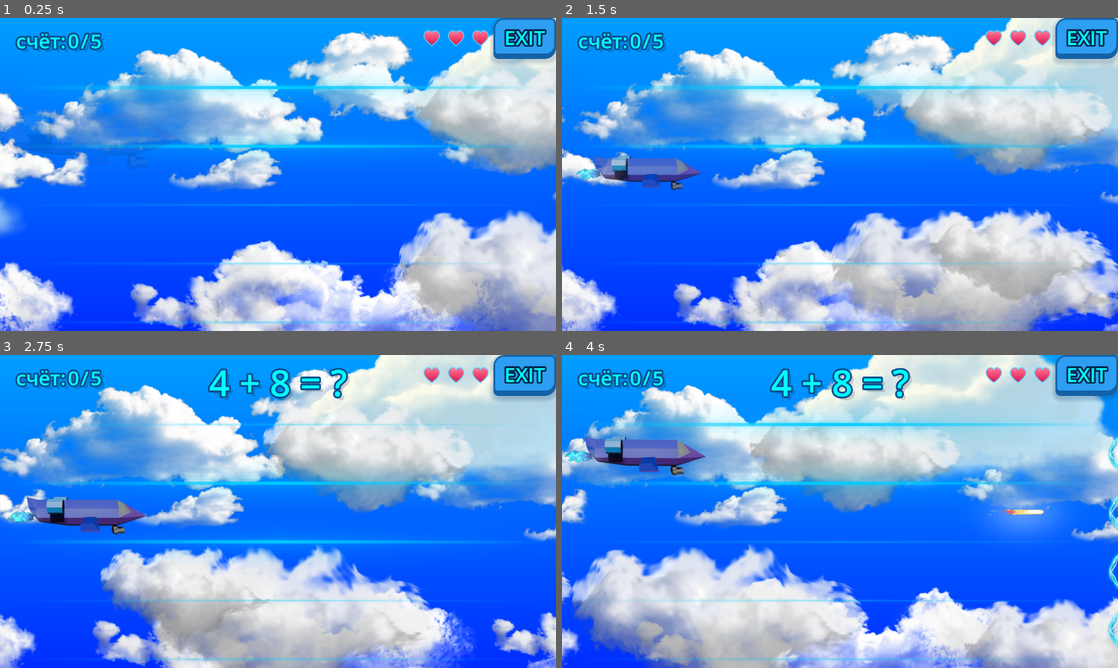
Above: before the commit, frames 1-4 (two rows, left to right).
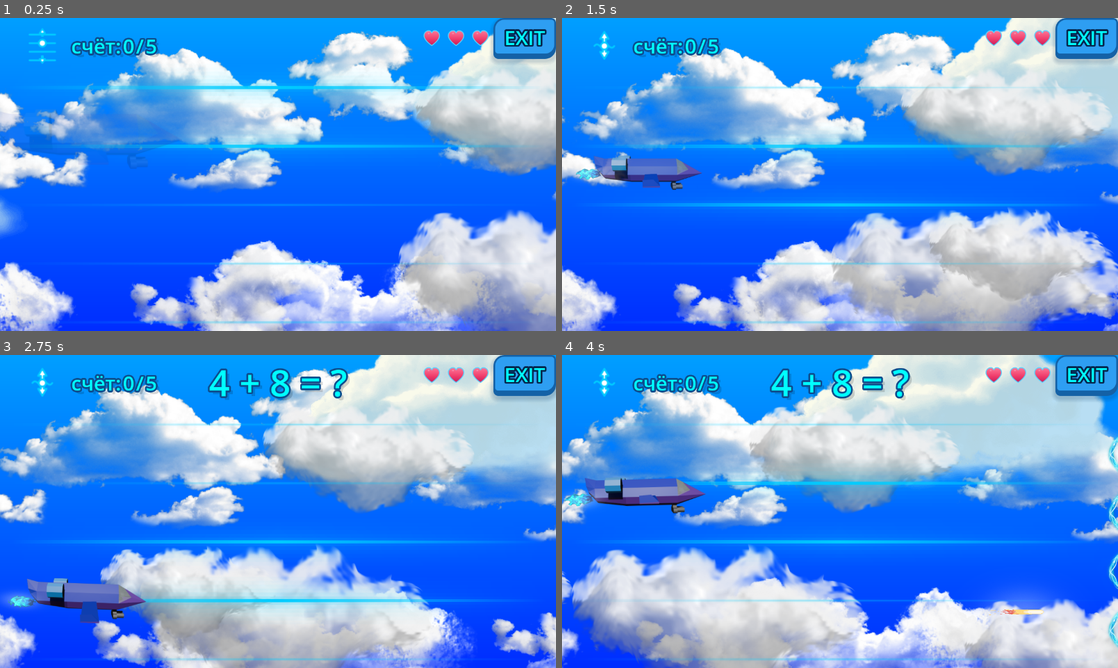
Above: after the commit, the same moments.

Repository: GGamezebo/quizmatik
Game: Godot game, scene res://src/contexts/game_context/game_context.tscn
Two runs of this game, one before a commit and one after it. Both use one fixed random seed, a clock stepped at 60 frames per second and the inputs below. This scene is started directly instead of the project's main scene.
Inputs (mouse positions are in pixels of both pictures, inside the frame that each line leads up to):
- Up to frame 1 (0.25 s): no input
- Up to frame 2 (1.5 s): click (606, 46) at 0.52 s; tap Enter at 1.25 s; move the mouse to (962, 158) at 1.27 s; hold Right (ui_right) from 1.28 s (still down); tap Space (shoot) at 1.35 s
- Up to frame 3 (2.75 s): move the mouse to (166, 527) at 2.02 s; release Right (ui_right) at 2.03 s; hold Down (ui_down) from 2.03 s (still down); tap Tab at 2.1 s
- Up to frame 4 (4 s): move the mouse to (895, 442) at 2.77 s; release Down (ui_down) at 2.78 s; hold Right (ui_right) 2.78-3.53 s; tap Space (shoot) at 2.85 s; move the mouse to (812, 574) at 3.52 s; hold Up (ui_up) from 3.53 s (still down); tap Tab at 3.6 s

The runs differ from the first frame. In frame 1, 1.4% of the frame differs, in the area x 2-29%, y 3-15%; in frame 2, 5.1%; in frame 3, 9.5%; in frame 4, 12%, in the area x 0-94%, y 4-86%.

Commit message:
direct/discrete movement

Diff:
--- /dev/null
+++ b/assets/movement_direct.svg
@@ -0,0 +1,15 @@
+<svg xmlns="http://www.w3.org/2000/svg" viewBox="0 0 64 64">
+  <path
+    fill="#FFFFFF"
+    stroke="#00CBFF"
+    stroke-width="2.5"
+    stroke-linejoin="round"
+    d="M32 12 L26 22 H30 V40 H26 L32 50 L38 40 H34 V22 H38 Z"/>
+  <path
+    fill="none"
+    stroke="#00CBFF"
+    stroke-width="2.5"
+    stroke-linecap="round"
+    d="M18 32 C24 24, 28 40, 32 32 C36 24, 40 40, 46 32"/>
+  <circle cx="32" cy="32" r="5" fill="#FFFFFF" stroke="#00CBFF" stroke-width="2.5"/>
+</svg>
--- /dev/null
+++ b/assets/movement_discrete.svg
@@ -0,0 +1,19 @@
+<svg xmlns="http://www.w3.org/2000/svg" viewBox="0 0 64 64">
+  <line x1="14" y1="16" x2="50" y2="16" stroke="#00CBFF" stroke-width="2.5" stroke-linecap="round"/>
+  <line x1="14" y1="28" x2="50" y2="28" stroke="#00CBFF" stroke-width="2.5" stroke-linecap="round"/>
+  <line x1="14" y1="40" x2="50" y2="40" stroke="#00CBFF" stroke-width="2.5" stroke-linecap="round"/>
+  <line x1="14" y1="52" x2="50" y2="52" stroke="#00CBFF" stroke-width="2.5" stroke-linecap="round"/>
+  <circle cx="32" cy="28" r="5" fill="#FFFFFF" stroke="#00CBFF" stroke-width="2.5"/>
+  <path
+    fill="#FFFFFF"
+    stroke="#00CBFF"
+    stroke-width="2"
+    stroke-linejoin="round"
+    d="M32 8 L28 14 H31 V18 H33 V14 H36 Z"/>
+  <path
+    fill="#FFFFFF"
+    stroke="#00CBFF"
+    stroke-width="2"
+    stroke-linejoin="round"
+    d="M32 56 L28 50 H31 V46 H33 V50 H36 Z"/>
+</svg>
--- a/src/common/user_settings.gd
+++ b/src/common/user_settings.gd
@@ -6,6 +6,10 @@
 @export_category("Audio")
 @export var is_music_mute = false
 
+@export_category("Controls")
+## AirPlane.MovementMode: 0 = DIRECT, 1 = DISCRETE
+@export var movement_mode: int = 1
+
 
 func save():
 	var error = ResourceSaver.save(self, SAVE_PATH)
--- a/src/contexts/game_context/game_context.tscn
+++ b/src/contexts/game_context/game_context.tscn
@@ -26,6 +26,10 @@
 [ext_resource type="Script" uid="uid://cwfxgx56jwul8" path="res://src/contexts/game_context/game_logic/line_selector.gd" id="15_h2w07"]
 [ext_resource type="Texture2D" path="res://assets/health_icon.svg" id="17_emdi4"]
 [ext_resource type="Script" uid="uid://bujyufbdn6yo" path="res://src/contexts/game_context/ui/score.gd" id="19_73ia8"]
+[ext_resource type="Resource" uid="uid://dcrksduinm357" path="res://src/common/user_settings.tres" id="20_settings"]
+[ext_resource type="Script" path="res://src/contexts/game_context/ui/movement_mode_button.gd" id="21_movebtn"]
+[ext_resource type="Texture2D" path="res://assets/movement_direct.svg" id="22_direct"]
+[ext_resource type="Texture2D" path="res://assets/movement_discrete.svg" id="23_discrete"]
 
 [node name="GameContext" type="Node" unique_id=1179940708]
 script = ExtResource("1_j4hd0")
@@ -58,6 +62,7 @@
 script = ExtResource("9_irda4")
 game_events = ExtResource("7_7ifmk")
 game_config = ExtResource("2_j4hd0")
+user_settings = ExtResource("20_settings")
 player = NodePath("../../Player")
 air_plane = NodePath("../../Player/AirPlane")
 area = NodePath("../../GameArea")
@@ -100,38 +105,63 @@
 
 [node name="Background" parent="HUD" unique_id=1217069396 instance=ExtResource("2_lu6cl")]
 
-[node name="Score" type="HBoxContainer" parent="HUD" unique_id=63369239 node_paths=PackedStringArray("player", "score", "maxScore")]
-offset_right = 272.0
-offset_bottom = 105.0
+[node name="TopLeftPanel" type="MarginContainer" parent="HUD"]
+anchors_preset = 0
+offset_right = 390.0
+offset_bottom = 117.0
+theme_override_constants/margin_left = 16
+theme_override_constants/margin_top = 12
+
+[node name="HBox" type="HBoxContainer" parent="HUD/TopLeftPanel"]
+layout_mode = 2
+theme_override_constants/separation = 14
+alignment = 1
+
+[node name="MovementMode" type="TextureButton" parent="HUD/TopLeftPanel/HBox" node_paths=PackedStringArray("air_plane")]
+custom_minimum_size = Vector2(105, 105)
+layout_mode = 2
+focus_mode = 0
+size_flags_vertical = 4
+ignore_texture_size = true
+stretch_mode = 5
+script = ExtResource("21_movebtn")
+user_settings = ExtResource("20_settings")
+air_plane = NodePath("../../../../Player/AirPlane")
+direct_texture = ExtResource("22_direct")
+discrete_texture = ExtResource("23_discrete")
+
+[node name="Score" type="HBoxContainer" parent="HUD/TopLeftPanel/HBox" unique_id=63369239 node_paths=PackedStringArray("player", "score", "maxScore")]
+layout_mode = 2
+size_flags_vertical = 4
 alignment = 1
 script = ExtResource("19_73ia8")
-player = NodePath("../../Player")
+player = NodePath("../../../../Player")
 game_config = ExtResource("2_j4hd0")
 score = NodePath("Score")
 maxScore = NodePath("MaxScore")
 
-[node name="Name" type="Label" parent="HUD/Score" unique_id=345963575]
+[node name="Name" type="Label" parent="HUD/TopLeftPanel/HBox/Score" unique_id=345963575]
 layout_mode = 2
 size_flags_horizontal = 4
 text = "счёт:"
 horizontal_alignment = 1
 vertical_alignment = 1
 
-[node name="Score" type="Label" parent="HUD/Score" unique_id=1130806769]
+[node name="Score" type="Label" parent="HUD/TopLeftPanel/HBox/Score" unique_id=1130806769]
 layout_mode = 2
 size_flags_horizontal = 4
 text = "0"
 horizontal_alignment = 1
 vertical_alignment = 1
 
-[node name="Separator" type="Label" parent="HUD/Score" unique_id=1191885687]
+[node name="Separator" type="Label" parent="HUD/TopLeftPanel/HBox/Score" unique_id=1191885687]
 layout_mode = 2
 size_flags_horizontal = 4
 text = "/"
 horizontal_alignment = 1
 vertical_alignment = 1
 
-[node name="MaxScore" type="Label" parent="HUD/Score" unique_id=1314264146]
+[node name="MaxScore" type="Label" parent="HUD/TopLeftPanel/HBox/Score" unique_id=1314264146]
 layout_mode = 2
 size_flags_horizontal = 4
 text = "30"
--- a/src/contexts/game_context/game_logic/game_manager/game_states/game_state.gd
+++ b/src/contexts/game_context/game_logic/game_manager/game_states/game_state.gd
@@ -8,6 +8,7 @@
 
 @export var game_events: GameEvents
 @export var game_config: GameConfig
+@export var user_settings: UserSettings
 @export var player: Player
 @export var air_plane: AirPlane
 @export var area: GameArea
@@ -18,7 +19,7 @@
 
 
 func enter(_prev_state: FSMState, _event_data: Dictionary) -> void:
-	air_plane.initialize(game_config.player_air_plane_speed, AirPlane.MovementMode.DISCRETE)
+	air_plane.initialize(game_config.player_air_plane_speed, user_settings.movement_mode)
 
 	var answer_spawner: AnswerSpawner = AnswerSpawner.new(area, answerScene, game_manager.owner)
 	_round_controller = RoundController.new(game_config, player, answer_spawner, game_manager.get_tree(), ev_question_changed)
--- /dev/null
+++ b/src/contexts/game_context/ui/movement_mode_button.gd
@@ -0,0 +1,55 @@
+class_name MovementModeButton
+extends TextureButton
+
+@export var user_settings: UserSettings
+@export var air_plane: AirPlane
+@export var direct_texture: Texture2D
+@export var discrete_texture: Texture2D
+
+const HOVER_SCALE_FACTOR: float = 1.12
+const HOVER_TWEEN_DURATION: float = 0.12
+
+var _base_scale: Vector2 = Vector2.ONE
+var _hover_tween: Tween
+
+func _ready() -> void:
+	focus_mode = Control.FOCUS_NONE
+	pressed.connect(_on_pressed)
+	mouse_entered.connect(_on_mouse_entered)
+	mouse_exited.connect(_on_mouse_exited)
+	resized.connect(_update_pivot)
+	_update_pivot()
+	_update_icon(user_settings.movement_mode)
+
+func _on_pressed() -> void:
+	var new_mode: int = (
+		AirPlane.MovementMode.DIRECT
+		if user_settings.movement_mode == AirPlane.MovementMode.DISCRETE
+		else AirPlane.MovementMode.DISCRETE
+	)
+	_apply_mode(new_mode)
+
+func _apply_mode(mode: int) -> void:
+	user_settings.movement_mode = mode
+	user_settings.save()
+	_update_icon(mode)
+	if air_plane:
+		air_plane.set_movement(mode)
+
+func _update_icon(mode: int) -> void:
+	texture_normal = discrete_texture if mode == AirPlane.MovementMode.DISCRETE else direct_texture
+
+func _on_mouse_entered() -> void:
+	_animate_scale(_base_scale * HOVER_SCALE_FACTOR)
+
+func _on_mouse_exited() -> void:
+	_animate_scale(_base_scale)
+
+func _animate_scale(target_scale: Vector2) -> void:
+	if _hover_tween:
+		_hover_tween.kill()
+	_hover_tween = create_tween()
+	_hover_tween.tween_property(self, "scale", target_scale, HOVER_TWEEN_DURATION).set_ease(Tween.EASE_OUT)
+
+func _update_pivot() -> void:
+	pivot_offset = size * 0.5
Not shown, added: assets/movement_direct.svg.import
Not shown, added: assets/movement_discrete.svg.import
Not shown, added: src/contexts/game_context/ui/movement_mode_button.gd.uid
